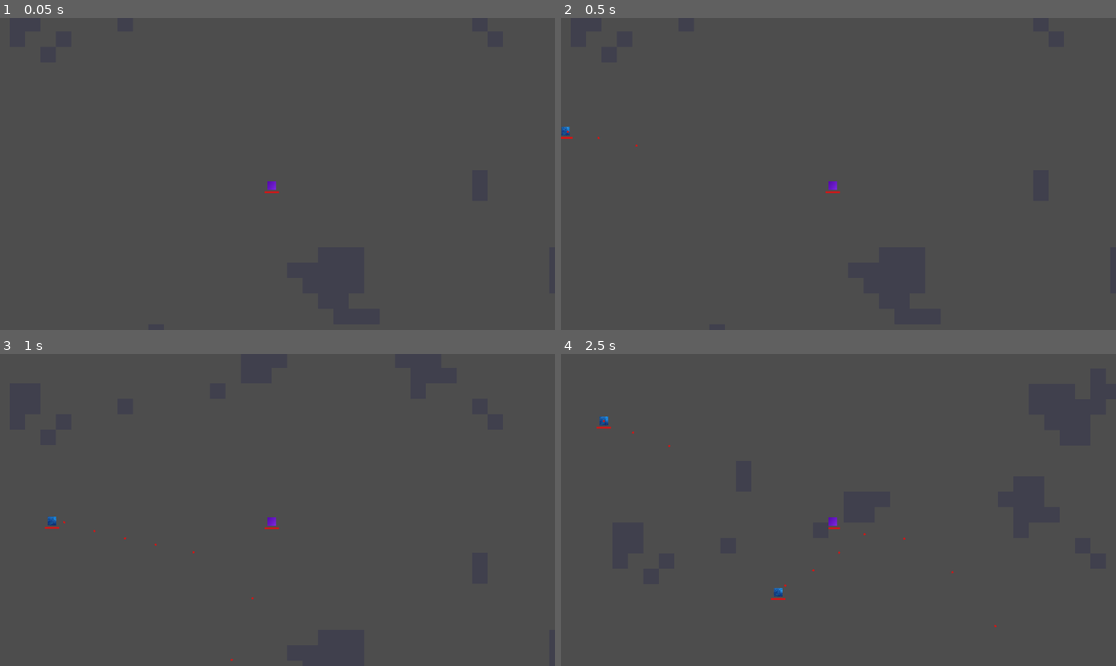
Above: before the commit, frames 1-4 (two rows, left to right).
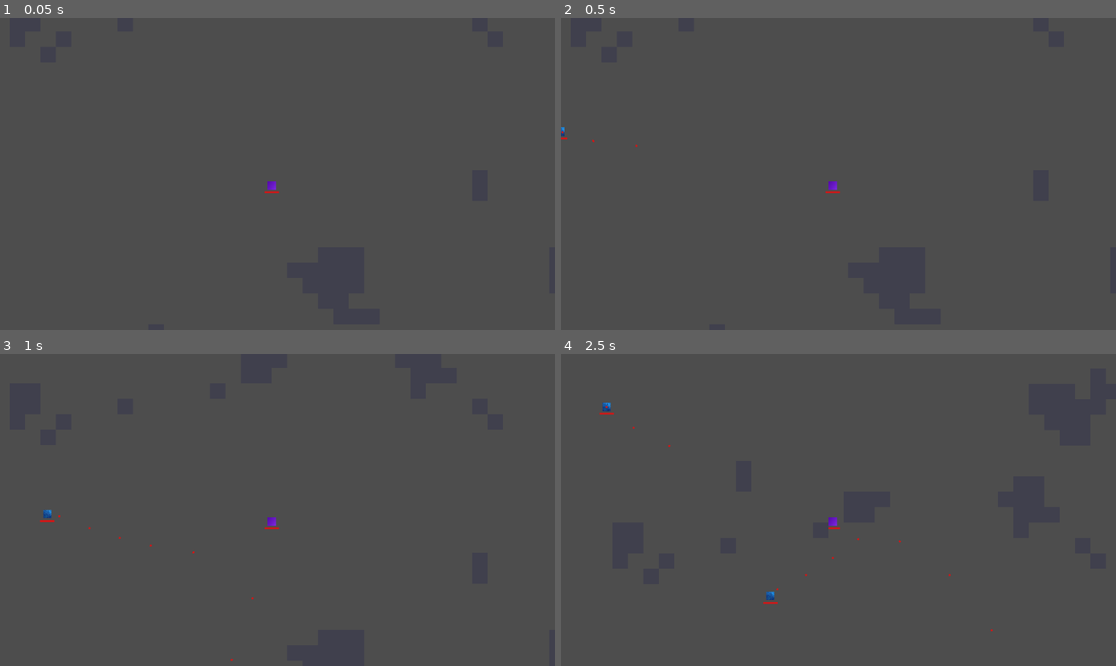
Above: after the commit, the same moments.

Repository: M-E-7/mob-fighter
Game: Godot game, scene res://Levels/LevelPrototype/basic_level.tscn
The game is run twice, just before and just after one commit, with the same random seed, the same clock (stepped at 60 frames per second) and the same inputs.
Inputs (mouse positions are in pixels of both pictures, inside the frame that each line leads up to):
- Up to frame 1 (0.05 s): no input
- Up to frame 2 (0.5 s): no input
- Up to frame 3 (1 s): move the mouse to (249, 572) at 0.52 s; press the mouse at (249, 572) at 0.53 s; hold Up (ui_up) from 0.53 s (still down)
- Up to frame 4 (2.5 s): move the mouse to (1005, 556) at 1.27 s; release the mouse at (1005, 556) at 1.28 s; click (1005, 556) at 1.35 s; move the mouse to (672, 463) at 2.02 s; release Up (ui_up) at 2.03 s; press the mouse at (672, 463) at 2.03 s; hold Left (ui_left) from 2.03 s (still down)

Frame 1 is identical in both runs. In frame 2, less than 0.1% of the frame differs, in the area x 0-14%, y 34-42%; in frame 3, 0.1%; in frame 4, 0.3%, in the area x 6-79%, y 15-89%.

Commit message:
Added navigation for enemies

Diff:
--- a/Components/Scripts/enemy_input_component.gd
+++ b/Components/Scripts/enemy_input_component.gd
@@ -5,16 +5,72 @@
 
 var player: Node2D
 
+var _proc_gen: ProcGenLevelComponent
+var _path: PackedVector2Array = []
+var _path_index: int = 0
+var _recalc_timer: float = 0.0
+
+const RECALC_INTERVAL := 0.5
+const WAYPOINT_REACH_DISTANCE := 12.0
+
 
 func _ready() -> void:
 	player = get_tree().get_first_node_in_group("player")
 
 
-func _process(_delta: float) -> void:
+func _process(delta: float) -> void:
 	if not entity or not player:
 		return
 
-	var direction := (player.global_position - entity.global_position).normalized()
-	move_vector = direction
+	aim_direction = (player.global_position - entity.global_position).normalized()
 	shoot_pressed = true
-	aim_direction = direction
+
+	# Lazy-find the proc gen component (it may not exist at _ready time)
+	if not _proc_gen:
+		_proc_gen = get_tree().get_first_node_in_group("proc_gen") as ProcGenLevelComponent
+
+	if not _proc_gen or not _proc_gen.astar_grid:
+		move_vector = aim_direction
+		return
+
+	_recalc_timer -= delta
+	if _recalc_timer <= 0.0 or _path.is_empty():
+		_recalc_timer = RECALC_INTERVAL
+		_recalculate_path()
+
+	_follow_path()
+
+
+func _recalculate_path() -> void:
+	_path_index = 0
+	var cs := _proc_gen.cell_size
+
+	var from := Vector2i(
+		clampi(int(entity.global_position.x / cs), 0, _proc_gen.arena_width - 1),
+		clampi(int(entity.global_position.y / cs), 0, _proc_gen.arena_height - 1)
+	)
+	var to := Vector2i(
+		clampi(int(player.global_position.x / cs), 0, _proc_gen.arena_width - 1),
+		clampi(int(player.global_position.y / cs), 0, _proc_gen.arena_height - 1)
+	)
+
+	var cell_path := _proc_gen.astar_grid.get_id_path(from, to)
+	_path = PackedVector2Array()
+	for cell in cell_path:
+		_path.append(Vector2((cell.x + 0.5) * cs, (cell.y + 0.5) * cs))
+
+
+func _follow_path() -> void:
+	if _path.is_empty() or _path_index >= _path.size():
+		move_vector = Vector2.ZERO
+		return
+
+	var target := _path[_path_index]
+	if entity.global_position.distance_to(target) < WAYPOINT_REACH_DISTANCE:
+		_path_index += 1
+		if _path_index >= _path.size():
+			move_vector = Vector2.ZERO
+			return
+		target = _path[_path_index]
+
+	move_vector = (target - entity.global_position).normalized()
--- a/Components/Scripts/proc_gen_level_component.gd
+++ b/Components/Scripts/proc_gen_level_component.gd
@@ -19,6 +19,8 @@
 
 ## The center of the arena — place the player here after generation
 var spawn_position: Vector2
+## Grid-based pathfinding map, available after level_generated fires
+var astar_grid: AStarGrid2D
 
 var _container: Node2D
 var _noise: FastNoiseLite
@@ -35,6 +37,7 @@
 
 
 func _ready() -> void:
+	add_to_group("proc_gen")
 	generate.call_deferred()
 
 
@@ -124,6 +127,20 @@
 
 	_container.add_child(body)
 	_container.add_child(renderer)
+	_build_astar(grid)
+
+
+func _build_astar(grid: Array) -> void:
+	astar_grid = AStarGrid2D.new()
+	astar_grid.region = Rect2i(0, 0, arena_width, arena_height)
+	astar_grid.cell_size = Vector2(cell_size, cell_size)
+	astar_grid.diagonal_mode = AStarGrid2D.DIAGONAL_MODE_ONLY_IF_NO_OBSTACLES
+	astar_grid.update()
+
+	for y in range(arena_height):
+		for x in range(arena_width):
+			if grid[y][x]:
+				astar_grid.set_point_solid(Vector2i(x, y))
 
 
 func _build_grid() -> Array:
--- a/Levels/LevelPrototype/basic_level.tscn
+++ b/Levels/LevelPrototype/basic_level.tscn
@@ -12,6 +12,8 @@
 [node name="Player" parent="." unique_id=1517977448 instance=ExtResource("1_tcqy8")]
 position = Vector2(445, 392)
 max_speed = 400.0
+max_health = 10000.0
+starting_health = 10000.0
 
 [node name="Camera2D" type="Camera2D" parent="Player" unique_id=1348273924]
 position = Vector2(12, -24)
